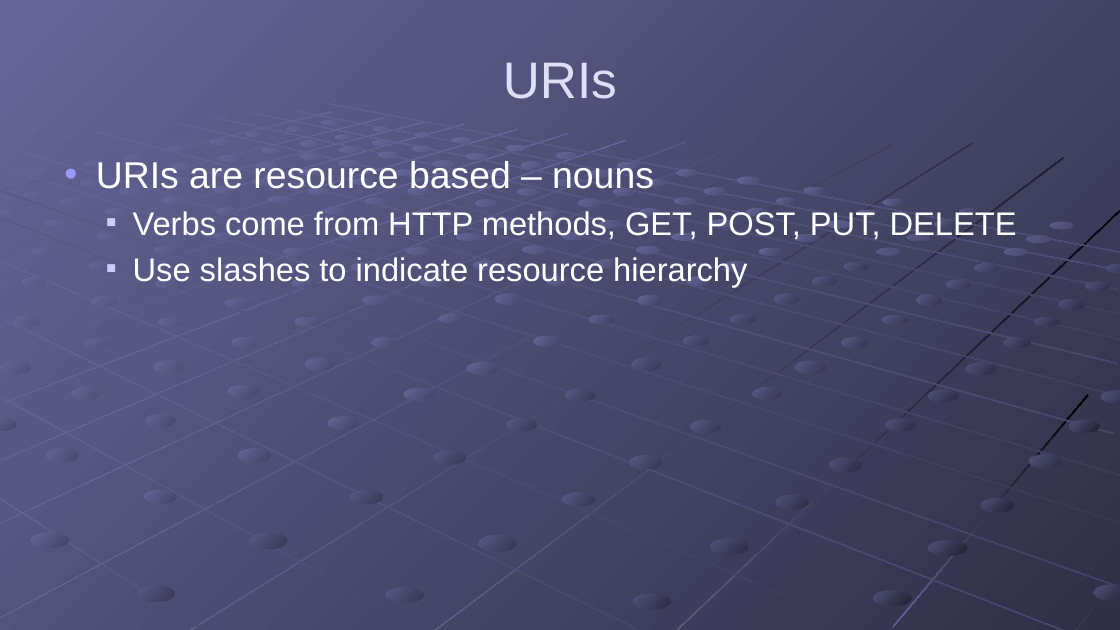
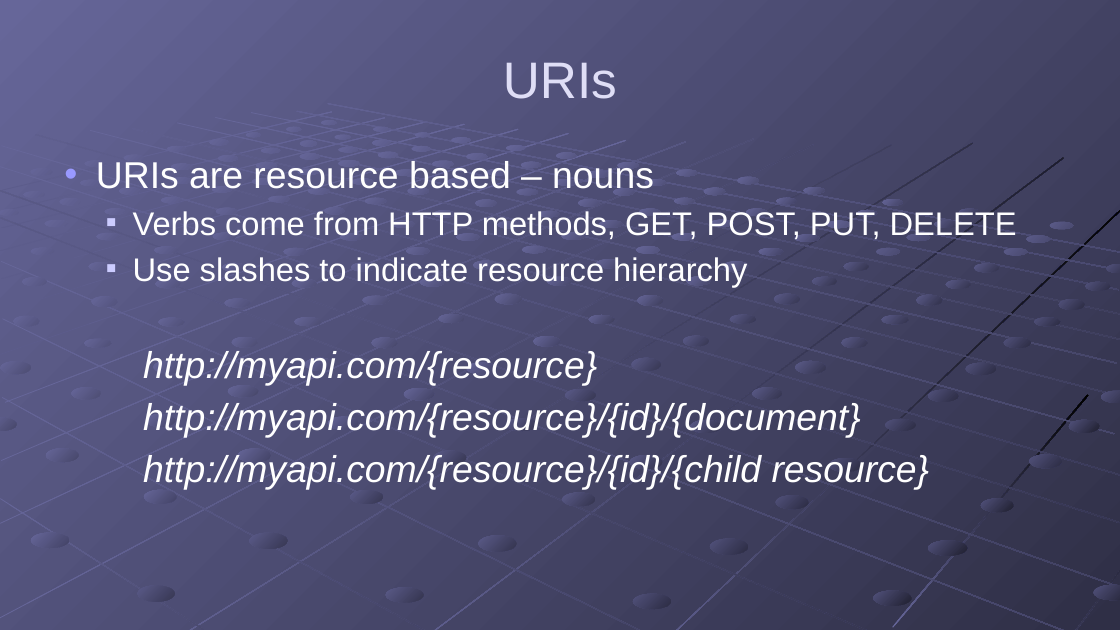
Before and after one commit to gregsohl/RESTFul_API_Presentation, a slide deck: slide 12 of Presentation/RESTful APIs.pptx. Drawn at 1120x630 pixels with LibreOffice and Linux fonts; fonts in the diff are those of the drawing. Boxes give left, top, right and bottom in pixels: in the first picture for what was removed or moved away, otherwise in the second. Text is boxed around its words. In the diff, an @@ line names an element or a change of style, - is before the commit and + after.

```diff
--- a/Presentation/RESTful APIs.pptx
+++ b/Presentation/RESTful APIs.pptx
@@ text at (143,351,930,490): paragraphs added @@
+    http://myapi.com/{resource}
+    http://myapi.com/{resource}/{id}/{document}
+    http://myapi.com/{resource}/{id}/{child resource}
```
Also in this commit, not shown: 2 other slides changed.
